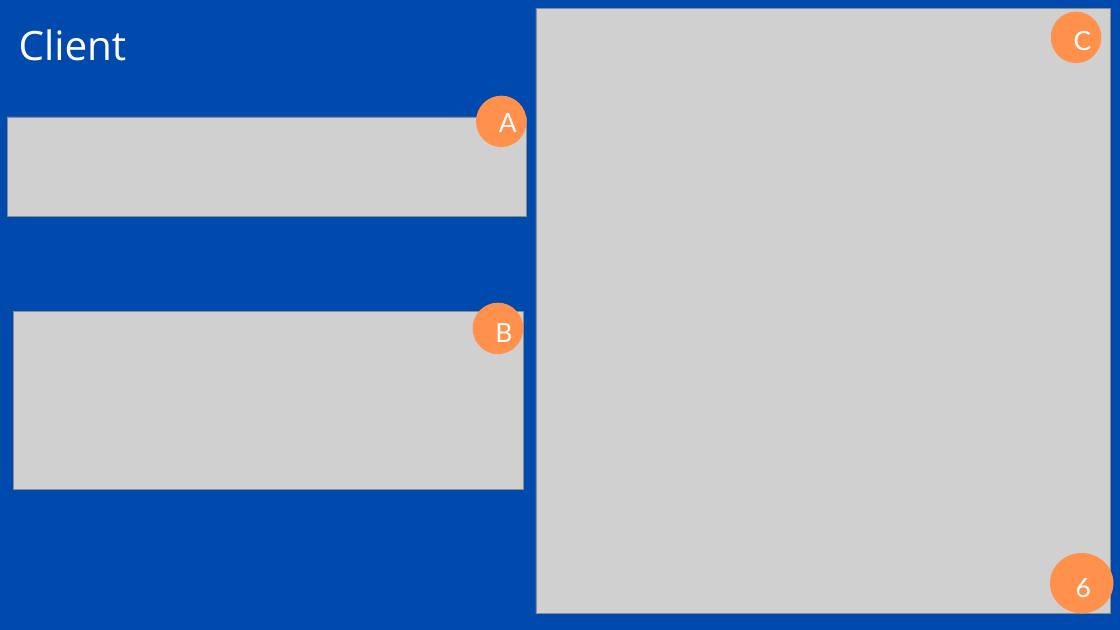
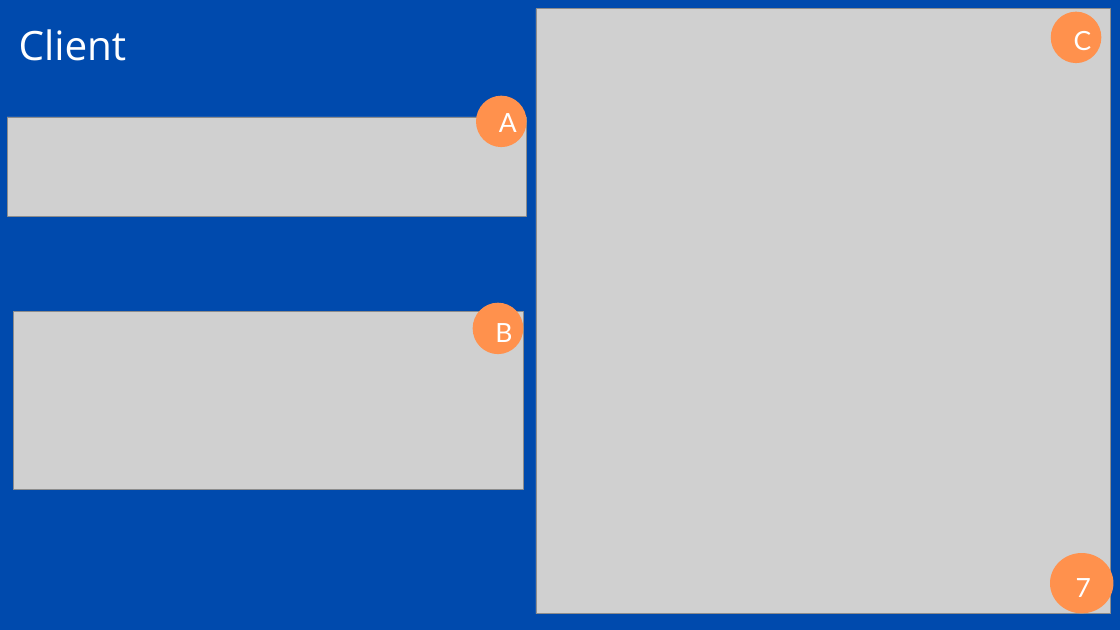
Before and after one commit to ilcors-dev/gruppo-reti, a slide deck: slide 7 of esercitazione_7/documents/Esercitazione 7.pptx. Drawn at 1120x630 pixels with LibreOffice and Linux fonts; fonts in the diff are those of the drawing; grey boxes stand for pictures. Boxes give left, top, right and bottom in pixels: in the first picture for what was removed or moved away, otherwise in the second. Text is boxed around its words. In the diff, an @@ line names an element or a change of style, - is before the commit and + after.

```diff
--- a/esercitazione_7/documents/Esercitazione 7.pptx
+++ b/esercitazione_7/documents/Esercitazione 7.pptx
@@ text at box(1076, 578, 1091, 597): text changed @@
-6
+7
```
Also in this commit, not shown: 3 other slides changed, 1 other file.
